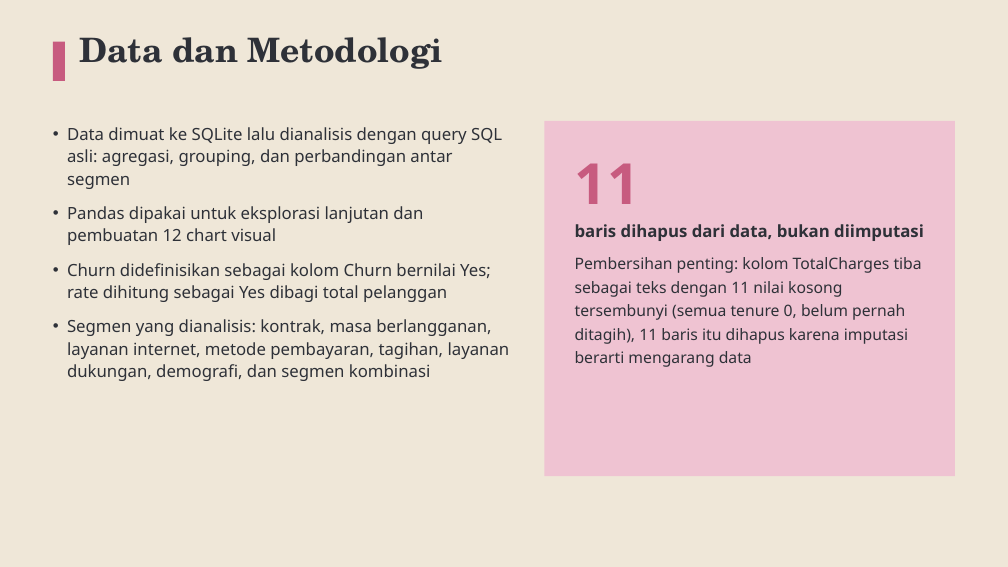
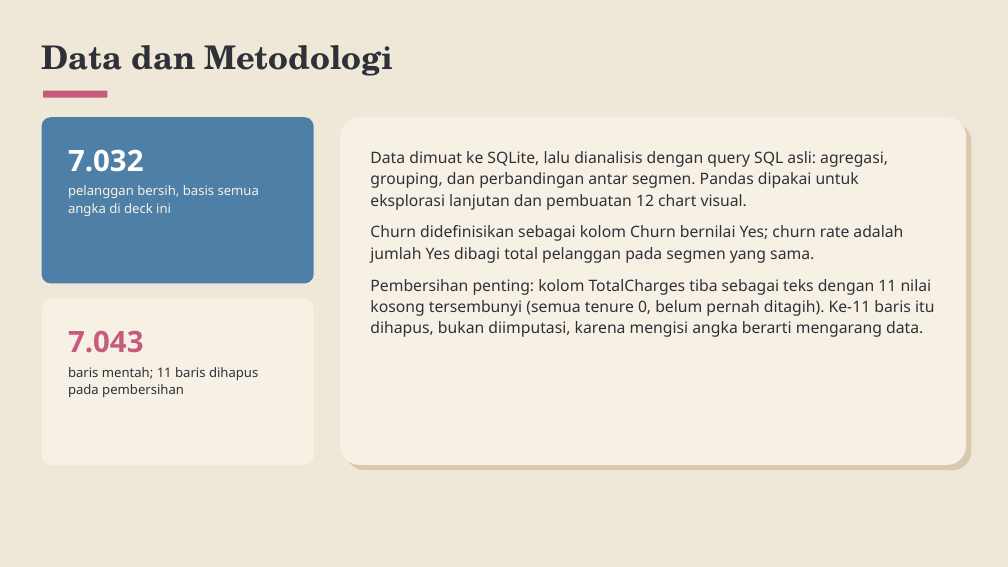
Before and after one commit to baghizash/telco-customer-churn-analysis, a slide deck: slide 3 of Portofolio-Analisis-Telco-Churn.pptx. Drawn at 1008x567 pixels with LibreOffice and Linux fonts; fonts in the diff are those of the drawing. Boxes give left, top, right and bottom in pixels: in the first picture for what was removed or moved away, otherwise in the second. Text is boxed around its words. In the diff, an @@ line names an element or a change of style, - is before the commit and + after.

```diff
--- a/Portofolio-Analisis-Telco-Churn.pptx
+++ b/Portofolio-Analisis-Telco-Churn.pptx
@@ text "Data dan Metodologi": place and size @@
-text "Data dan Metodologi" at (79,37,443,69)
+text "Data dan Metodologi" at (42,45,394,76)
@@ text "Data dan Metodologi" at (42,45,394,76): size 32 to 31 pt; line spacing 1 to 1.13 @@
@@ rectangle removed at (53,42,65,81) @@
@@ rounded rectangle added at (42,117,314,284), fill #4E7FA6 @@
@@ rounded rectangle added at (43,91,107,98), fill #C75B7F @@
@@ rounded rectangle added at (340,117,966,465), fill #F7F1E5 @@
@@ text removed at (67,127,510,381) @@
-• Data dimuat ke SQLite lalu dianalisis dengan query SQL asli: agregasi, grouping, dan perbandingan antar segmen
-• Pandas dipakai untuk eksplorasi lanjutan dan pembuatan 12 chart visual
-• Churn didefinisikan sebagai kolom Churn bernilai Yes; rate dihitung sebagai Yes dibagi total pelanggan
-• Segmen yang dianalisis: kontrak, masa berlangganan, layanan internet, metode pembayaran, tagihan, layanan dukungan, demografi, dan segmen kombinasi
@@ text added at (68,149,259,216), 12.5 pt, text #F7F1E5 @@
+7.032
+pelanggan bersih, basis semua angka di deck ini
@@ rounded rectangle added at (346,123,972,470), fill #D9C9AE @@
@@ rectangle removed at (544,121,955,476) @@
@@ text at (370,151,934,337): text changed @@
-11
-baris dihapus dari data, bukan diimputasi
-Pembersihan penting: kolom TotalCharges tiba sebagai teks dengan 11 nilai kosong tersembunyi (semua tenure 0, belum pernah ditagih), 11 baris itu dihapus karena imputasi berarti mengarang data
+Data dimuat ke SQLite, lalu dianalisis dengan query SQL asli: agregasi, grouping, dan perbandingan antar segmen. Pandas dipakai untuk eksplorasi lanjutan dan pembuatan 12 chart visual.
+Churn didefinisikan sebagai kolom Churn bernilai Yes; churn rate adalah jumlah Yes dibagi total pelanggan pada segmen yang sama.
+Pembersihan penting: kolom TotalCharges tiba sebagai teks dengan 11 nilai kosong tersembunyi (semua tenure 0, belum pernah ditagih). Ke-11 baris itu dihapus, bukan diimputasi, karena mengisi angka berarti mengarang data.
@@ rounded rectangle added at (42,299,314,465), fill #F7F1E5 @@
@@ text added at (68,330,258,397), 12.5 pt, text #2E3138 @@
+7.043
+baris mentah; 11 baris dihapus pada pembersihan
```
Also in this commit, not shown: 7 other slides changed, 2 slides added, 2 slides removed.
